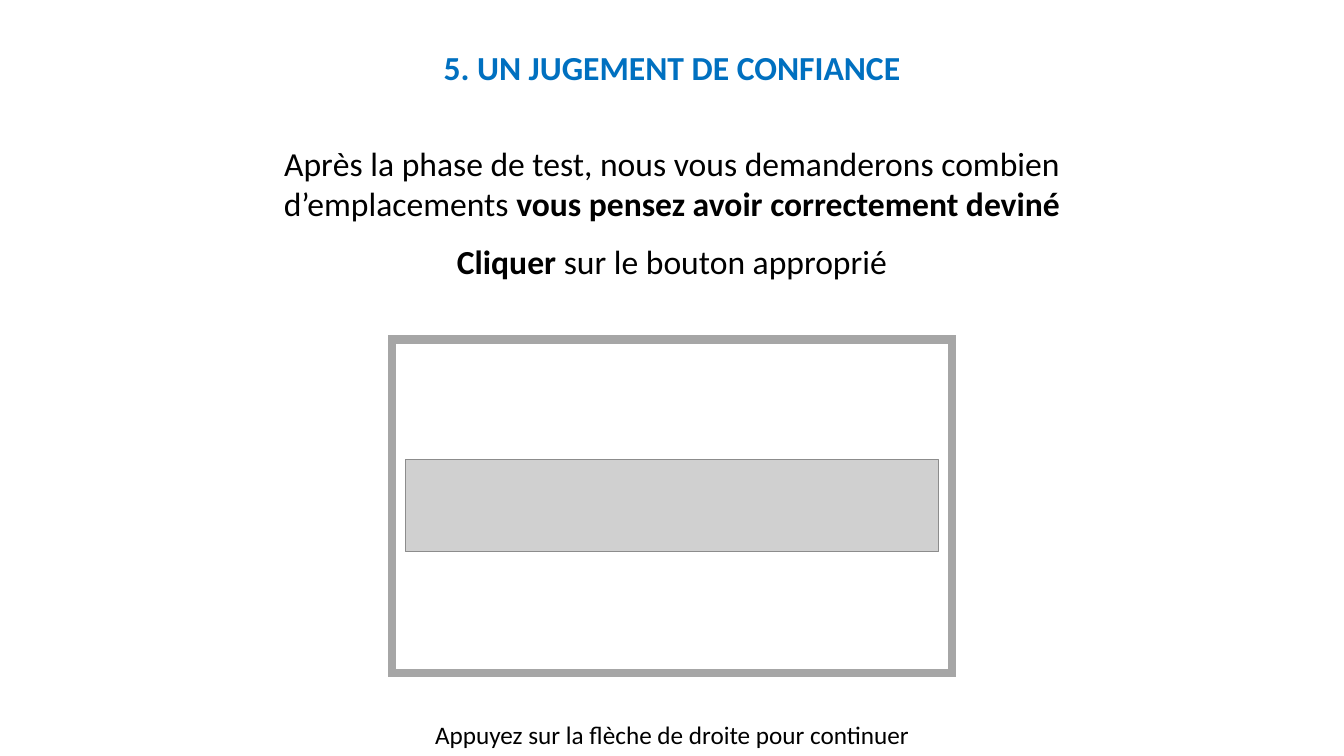
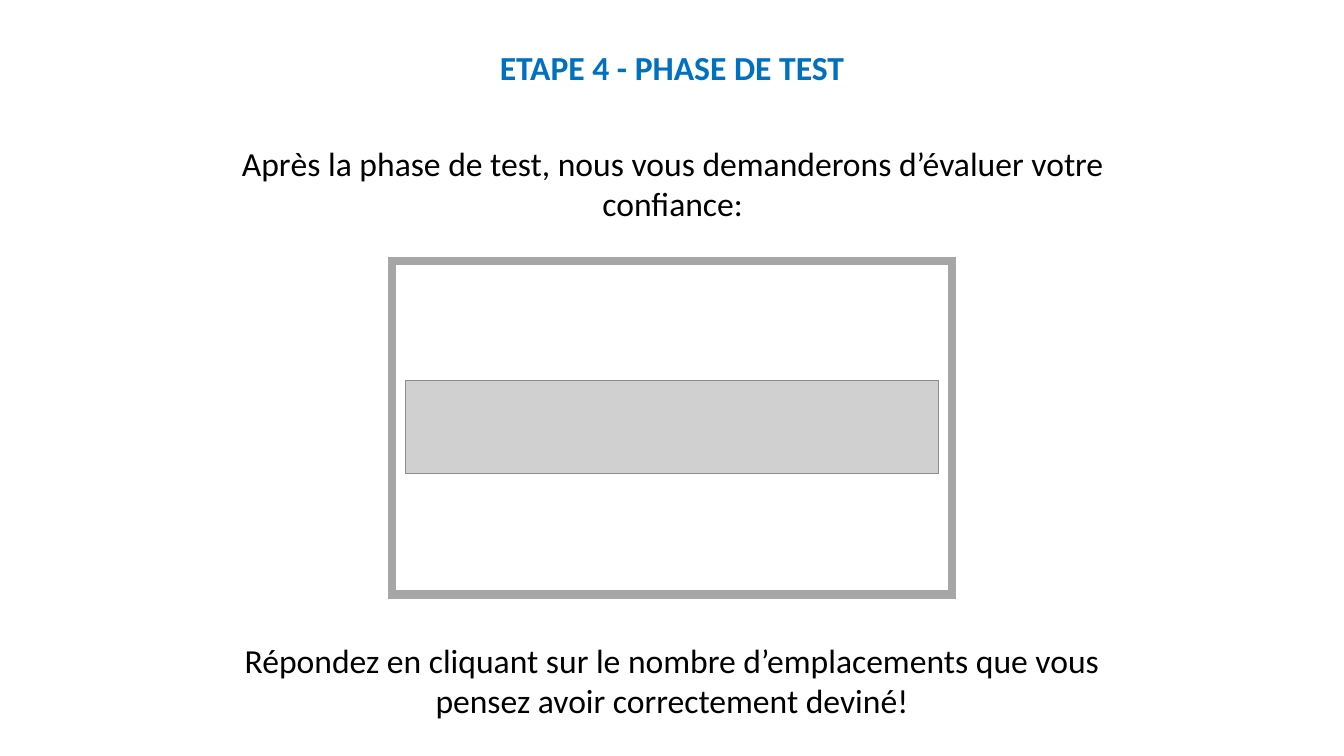
Before and after one commit to MBB-team/Online_Testing, a slide deck: slide 27 of src/Self_Efficacy/Stimuli/Instructions.pptx (slide 39 before the commit). Drawn at 1344x756 pixels with LibreOffice and Linux fonts; fonts in the diff are those of the drawing; grey boxes stand for pictures. Boxes give left, top, right and bottom in pixels: in the first picture for what was removed or moved away, otherwise in the second. Text is boxed around its words. In the diff, an @@ line names an element or a change of style, - is before the commit and + after.

```diff
--- a/src/Self_Efficacy/Stimuli/Instructions.pptx
+++ b/src/Self_Efficacy/Stimuli/Instructions.pptx
@@ text "ETAPE 4 - PHASE DE ..." at bbox=[500, 58, 844, 81]: vertical alignment top to middle @@
@@ text removed at bbox=[444, 58, 900, 81] @@
-5. UN JUGEMENT DE CONFIANCE
@@ text at bbox=[500, 58, 844, 81]: text changed; size 18 to 24 pt; text colour #000000 to #0070C0; bold on @@
-Appuyez sur la flèche de droite pour continuer
+ETAPE 4 - PHASE DE TEST
@@ text at bbox=[242, 152, 1103, 217]: text changed @@
-Après la phase de test, nous vous demanderons combien d’emplacements vous pensez avoir correctement deviné
-Cliquer sur le bouton approprié
+Après la phase de test, nous vous demanderons d’évaluer votre confiance:
@@ rectangle: place and size @@
-rectangle at bbox=[392, 340, 953, 674]
+rectangle at bbox=[392, 261, 953, 595]
@@ picture: place and size @@
-picture at bbox=[405, 460, 939, 553]
+picture at bbox=[405, 381, 939, 474]
@@ text added at bbox=[245, 649, 1098, 719], 24 pt, text #000000 @@
+Répondez en cliquant sur le nombre d’emplacements que vous pensez avoir correctement deviné!
```
Also in this commit, not shown: 23 other slides changed, 9 slides added, 21 slides removed, 35 other files.
